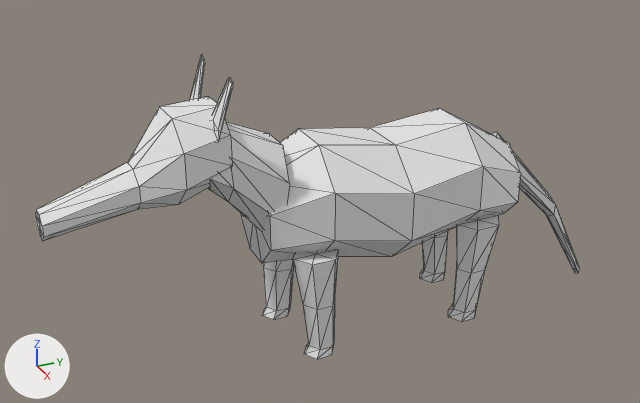
The OBJ model data/animals/quati/eat/5.obj as it was, and as the next commit left it.
Both versions are drawn from a 50 mm camera at (1.586, -0.861, 1.174) aimed at (-0.036, -0.131, 0.363). Lighting does not change. The marker at lower left points along +X, +Y and +Z. The picture after the commit comes second. Mesh edges are drawn as thin lines. Where no turn or scale is listed for an object, it has been applied to the vertices.

The first picture shows 'quati_eat_5'.
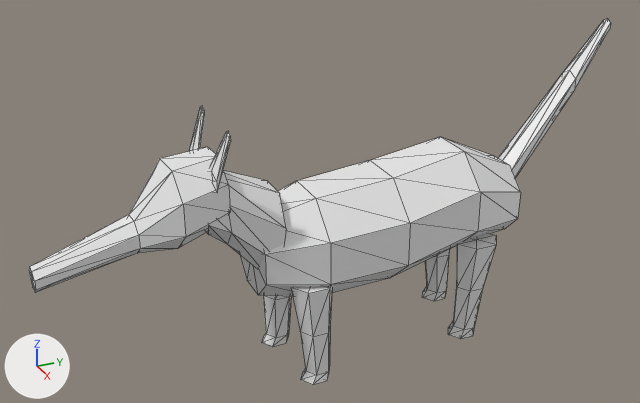
What changed in the scene script:
```text
Change me_quati_eat_5:
    used by ob_quati_eat_5; location = (0.0, 0.0, 0.0)
    remove me_quati_eat_5.from_pydata(...)  # 254 vertices, 468 faces; spans x -0.144..0.144, y -0.729..0.634, z 0.0..0.709
    add me_quati_eat_5.from_pydata(...)  # 254 vertices, 468 faces; spans x -0.135..0.135, y -0.757..0.633, z 0.0..0.691
    me_quati_eat_5 part 1: the loose piece of 26 vertices spanning x 0.054..0.132, y -0.25..-0.147, z 0.07..0.309 is scaled about its middle by (0.944, 0.949, 1), then moved by (-0.006, -0.006, -0.07)
    me_quati_eat_5 part 2: the loose piece of 26 vertices spanning x -0.135..-0.051, y 0.143..0.254, z 0.07..0.309 is scaled about its middle by (0.944, 0.949, 1), then moved by (0.006, 0.006, -0.053)
    me_quati_eat_5 part 3: the loose piece of 14 vertices spanning x -0.092..-0.032, y -0.397..-0.367, z 0.58..0.709 is moved by (0.005, -0.008, -0.103)
    me_quati_eat_5 part 4: the loose piece of 14 vertices spanning x 0.042..0.102, y -0.397..-0.367, z 0.58..0.709 is moved by (-0.003, -0.008, -0.103)
    me_quati_eat_5 part 5: 174 of 254 vertices moved; they spanned x -0.144..0.144, y -0.729..0.634, z 0.0..0.637 and now span x -0.135..0.135, y -0.757..0.633, z 0.0..0.691; mean shift (0.0, -0.002, -0.036); largest move (-0.067, 0.634, 0.008) -> (-0.073, 0.633, 0.668)
```

What differs and where, as boxes [x1, y1, x2, y2] in the pictures (640 x 403 px; the box of a moved part takes in the faces that stretch with it):
'quati_eat_5', reshaped (7% wider, 20% taller): before [36, 55, 579, 359]; after [29, 19, 611, 384]
part 1 of me_quati_eat_5, moved or reshaped: before [293, 249, 338, 359]; after [291, 286, 332, 384]
part 2 of me_quati_eat_5, moved or reshaped: before [420, 231, 448, 282]; after [422, 249, 450, 301]
part 3 of me_quati_eat_5, moved or reshaped: before [190, 55, 205, 100]; after [189, 106, 204, 151]
part 4 of me_quati_eat_5, moved or reshaped: before [211, 78, 233, 142]; after [210, 131, 231, 193]
part 5 of me_quati_eat_5, moved or reshaped: before [36, 97, 579, 322]; after [29, 19, 611, 347]
